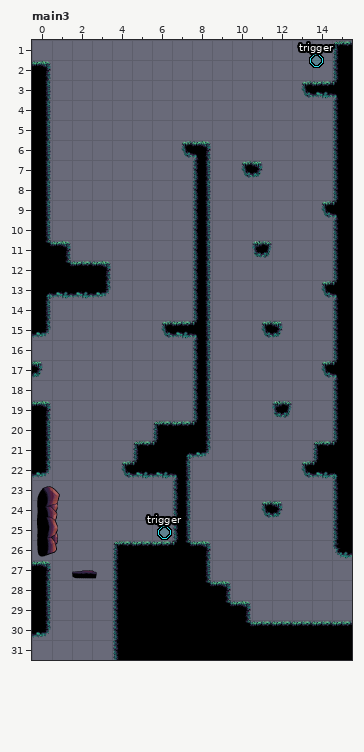
LDtk project: asset/data/in.ldtk. Above, as it was before the edit.
Cells are 50x50 px. Shown: main3 x 0..15, y 1..31. The commit also changed other parts of the map, which this record leaves out.
The same view after the edit:
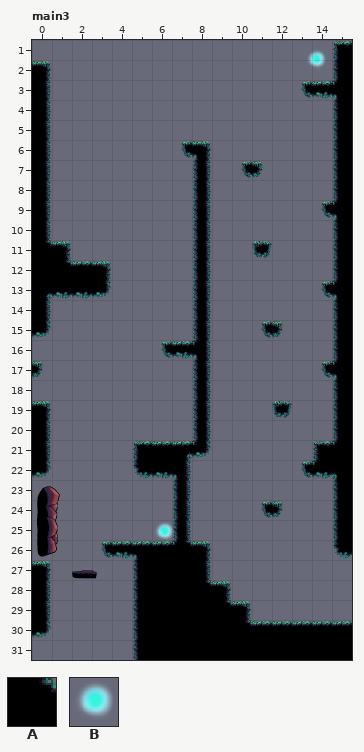
Key: from "background": A 1 "Ground"; from "trigger": B 0.
_ is an empty cell.
Objects are placed by their top-left corner, in cells (3,4 is the top-left corner of cell 3,4); size is 1x1 cell unless given.
Tiles replaced or removed in this view: A.
Log entry: upgrade trigger visual
The exact change:
Changed rows in their new state; . is an unchanged cell.
Layer "entities":
changed: "trigger" ellipse at 13.9,1.7 size 0.6x0.6 -> B "trigger" at 13.6,1.4 size 1.2x1.2
changed: "trigger" ellipse at 6.3,25.3 size 0.6x0.6 -> B "trigger" at 6,25 size 1.2x1.2
Layer "background":
first column x 6:
15 __
16 AA
first column x 4:
20 ..__
22 _...
first column x 3:
26 A.
27 ._
28 ._
29 ._
30 ._
31 ._
